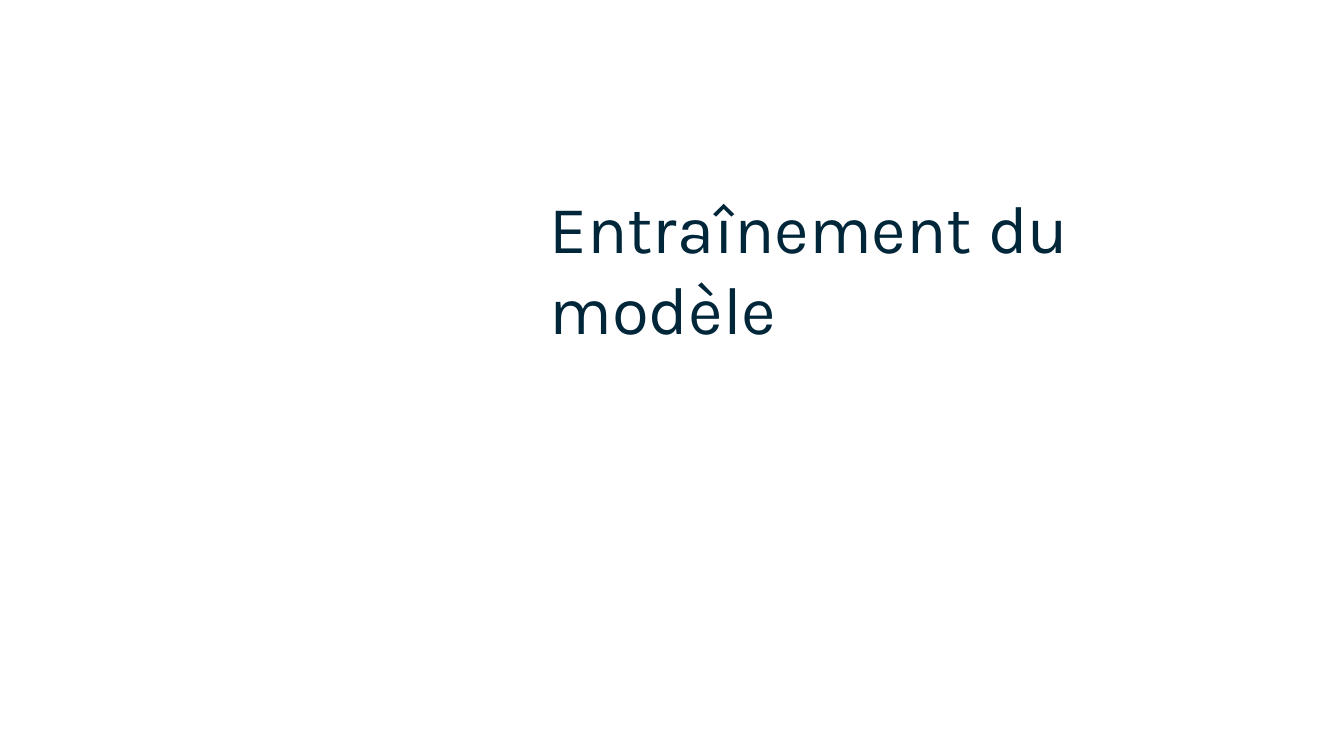
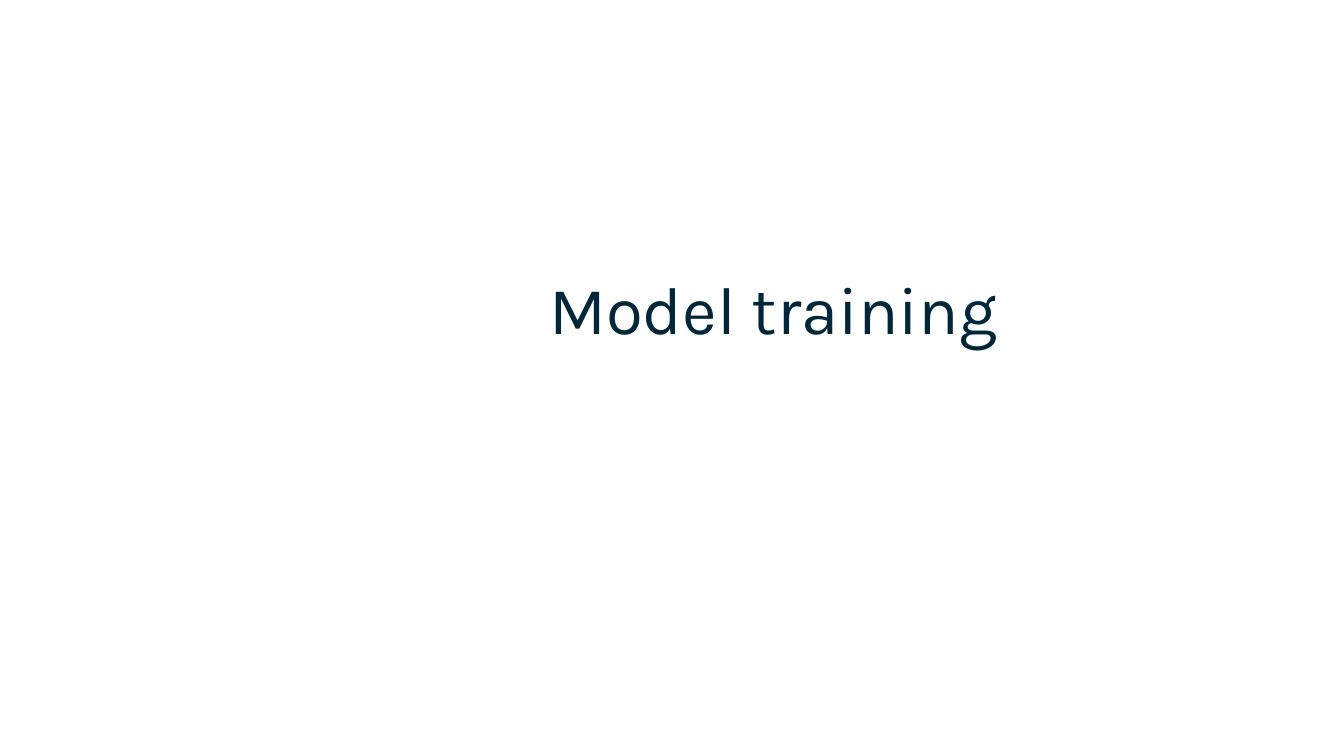
Before and after one commit to plpv/mlops-azure-course, a slide deck: slide 7 of slides/2_deploy-model_azure/2-Train and deploy ML models.pptx. Drawn at 1344x756 pixels with LibreOffice and Linux fonts; fonts in the diff are those of the drawing; background and template pictures are left out. Boxes give left, top, right and bottom in pixels: in the first picture for what was removed or moved away, otherwise in the second. Text is boxed around its words. In the diff, an @@ line names an element or a change of style, - is before the commit and + after.

```diff
--- a/slides/2_deploy-model_azure/2-Train and deploy ML models.pptx
+++ b/slides/2_deploy-model_azure/2-Train and deploy ML models.pptx
@@ title at bbox=[549, 287, 997, 351]: text changed @@
-Entraînement du modèle
+Model training
```
Also in this commit, not shown: 13 other slides changed, 1 slide added, 1 slide removed.
